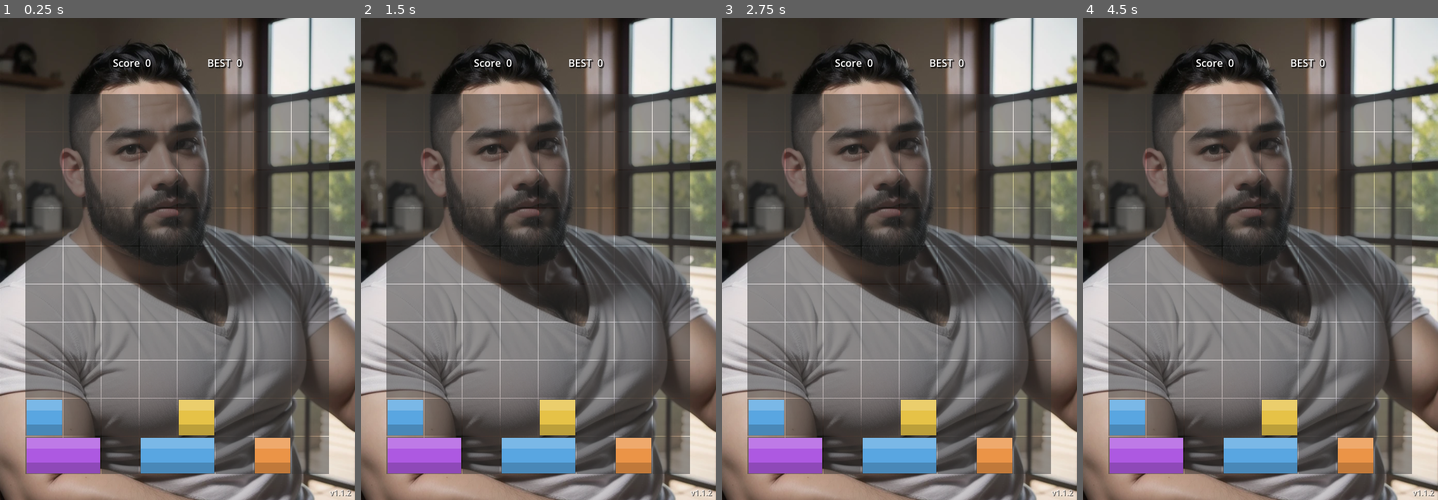
Above: before the commit, frames 1-4 (left to right).
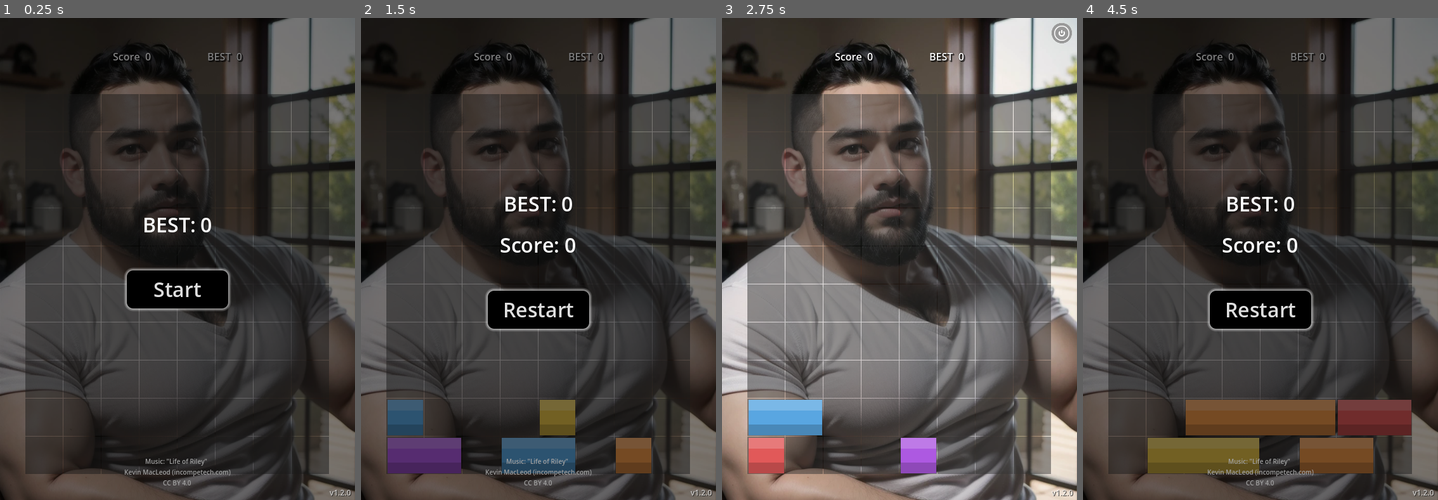
Above: after the commit, the same moments.

Repository: starjou/row-swipe
Game: Godot game, scene res://main.tscn
The game is run twice, just before and just after one commit, with the same random seed, the same clock (stepped at 60 frames per second) and the same inputs. Sound files missing from this copy of the repository are replaced by a short silence.
Inputs (mouse positions are in pixels of both pictures, inside the frame that each line leads up to):
- Up to frame 1 (0.25 s): no input
- Up to frame 2 (1.5 s): click (538, 287) at 0.5 s, where only the run after the commit has a clickable "Start"; click (701, 32) at 1.27 s
- Up to frame 3 (2.75 s): click (899, 312) at 2 s, where only the run after the commit has a clickable "Restart"
- Up to frame 4 (4.5 s): click (1423, 32) at 2.77 s; click (1260, 312) at 3.5 s, where only the run after the commit has a clickable "Restart"; click (1423, 32) at 4.27 s

The runs differ from the first frame. In frame 1, 90% of the frame differs, in the area x 0-100%, y 0-100%; in frame 2, 90%; in frame 3, 5.9%; in frame 4, 90%.

Commit message:
v1.2.0 -- start screen, end button, version bump

Diff:
--- a/main.gd
+++ b/main.gd
@@ -9,6 +9,7 @@
 @onready var go_best_score_label: Label = $UI/GameOverScreen/VBoxContainer/BestScore
 @onready var final_score_label: Label = $UI/GameOverScreen/VBoxContainer/FinalScore
 @onready var restart_btn: Button = $UI/GameOverScreen/VBoxContainer/RestartButton
+@onready var end_btn: Button = $UI/EndButton
 @onready var version_label: Label = $UI/VersionLabel
 @onready var sfx_drop: AudioStreamPlayer = $UI/sfxDrop
 @onready var sfx_clear: AudioStreamPlayer = $UI/sfxClear
@@ -29,7 +30,7 @@
 	board.bar_dropped.connect(func(): sfx_drop.play())
 	board.row_pushed.connect(func(): sfx_push.play())
 	restart_btn.pressed.connect(_on_restart)
-	version_label.text = "v1.1.2"
+	version_label.text = "v1.2.0"
 	# 記錄浮動 label 的初始位置
 	_label_bases[combo_label] = combo_label.position
 	_label_bases[gain_label]  = gain_label.position
@@ -44,6 +45,8 @@
 	_loading_label.grow_horizontal = Control.GROW_DIRECTION_BOTH
 	_loading_label.grow_vertical = Control.GROW_DIRECTION_BOTH
 	$UI.add_child(_loading_label)
+
+	end_btn.pressed.connect(_on_end_pressed)
 
 	game_over_screen.visible = false
 	_load_best_score_async()
@@ -88,7 +91,7 @@
 	_loading_label.queue_free()
 	_loading_label = null
 	_update_best_label()
-	_start()
+	_show_start_screen()
 
 func _save_best_score(val: int) -> void:
 	if OS.get_name() == "Web":
@@ -136,12 +139,19 @@
 
 # ── 遊戲流程 ───────────────────────────────────────────────────────
 
+func _show_start_screen() -> void:
+	go_best_score_label.text = "BEST: %d" % board.sm.best_score
+	final_score_label.visible = false
+	restart_btn.text = "Start"
+	game_over_screen.visible = true
+
 func _start() -> void:
 	game_over_screen.visible = false
 	score_label.text = "Score  0"
 	_prev_score = 0
 	combo_label.modulate.a = 0.0
 	gain_label.modulate.a = 0.0
+	end_btn.visible = true
 	board.start_game()
 
 func _on_score_updated(score: int, combo: int) -> void:
@@ -157,14 +167,23 @@
 	else:
 		sfx_clear.play()
 
+func _on_end_pressed() -> void:
+	board.set_process(false)
+	board._set_input(false)
+	_on_game_over()
+
 func _on_game_over() -> void:
+	end_btn.visible = false
 	_save_best_score(board.sm.best_score)
 	go_best_score_label.text = "BEST: %d" % board.sm.best_score
 	final_score_label.text = "Score: %d" % board.sm.score
+	final_score_label.visible = true
+	restart_btn.text = "Restart"
 	sfx_game_over.play()
 	bgm.stop()
 	game_over_screen.visible = true
 
 func _on_restart() -> void:
-	bgm.play()
+	if not bgm.playing:
+		bgm.play()
 	_start()
--- a/main.tscn
+++ b/main.tscn
@@ -4,11 +4,32 @@
 [ext_resource type="Script" uid="uid://cba5q4r3c3s6o" path="res://board.gd" id="2_0xm2m"]
 [ext_resource type="Texture2D" uid="uid://dx2vgsv7a80wp" path="res://assets/images/bg.png" id="2_h2yge"]
 [ext_resource type="AudioStream" uid="uid://dr4ttvoew04gb" path="res://assets/sounds/bgm.mp3" id="4_1bvp3"]
+[ext_resource type="Texture2D" uid="uid://c47ibo74gsev6" path="res://assets/images/endButton.png" id="4_4c57u"]
 [ext_resource type="AudioStream" uid="uid://dv784lpj5xmnb" path="res://assets/sounds/drop.ogg" id="4_kek77"]
 [ext_resource type="AudioStream" uid="uid://bynhmap6bm1cj" path="res://assets/sounds/clear.ogg" id="5_4c57u"]
 [ext_resource type="AudioStream" uid="uid://bo3qkv4whsxgg" path="res://assets/sounds/combo.ogg" id="6_efxa6"]
 [ext_resource type="AudioStream" uid="uid://dyj7d1fb7a1xy" path="res://assets/sounds/push.ogg" id="7_dg77c"]
 [ext_resource type="AudioStream" uid="uid://vnn4ikd5v8pw" path="res://assets/sounds/game_over.ogg" id="8_ycdy4"]
+
+[sub_resource type="StyleBoxFlat" id="StyleBoxFlat_efxa6"]
+corner_radius_top_left = 32
+corner_radius_top_right = 32
+corner_radius_bottom_right = 36
+corner_radius_bottom_left = 36
+
+[sub_resource type="StyleBoxFlat" id="StyleBoxFlat_dg77c"]
+bg_color = Color(0.6, 0, 0, 1)
+corner_radius_top_left = 36
+corner_radius_top_right = 36
+corner_radius_bottom_right = 36
+corner_radius_bottom_left = 36
+
+[sub_resource type="StyleBoxFlat" id="StyleBoxFlat_4c57u"]
+bg_color = Color(0.2, 0.2, 0.2, 1)
+corner_radius_top_left = 36
+corner_radius_top_right = 36
+corner_radius_bottom_right = 36
+corner_radius_bottom_left = 36
 
 [sub_resource type="StyleBoxFlat" id="StyleBoxFlat_h2yge"]
 content_margin_left = 4.0
@@ -57,9 +78,8 @@
 [node name="HeadPanel" type="Control" parent="UI" unique_id=529273618]
 layout_mode = 3
 anchors_preset = 0
-offset_top = 10.0
 offset_right = 560.0
-offset_bottom = 130.0
+offset_bottom = 120.0
 
 [node name="HBoxContainer" type="HBoxContainer" parent="UI/HeadPanel" unique_id=1066311687]
 layout_mode = 1
@@ -130,12 +150,25 @@
 offset_bottom = 760.0
 
 [node name="TextureRect" type="TextureRect" parent="UI/BottomMask" unique_id=1859808913]
+visible = false
 layout_mode = 0
 offset_top = -720.0
 offset_right = 560.0
 offset_bottom = 40.0
 texture = ExtResource("2_h2yge")
 expand_mode = 1
+
+[node name="EndButton" type="Button" parent="UI" unique_id=404172087]
+visible = false
+offset_left = 520.0
+offset_top = 8.0
+offset_right = 584.0
+offset_bottom = 72.0
+scale = Vector2(0.5, 0.5)
+theme_override_styles/normal = SubResource("StyleBoxFlat_efxa6")
+theme_override_styles/pressed = SubResource("StyleBoxFlat_dg77c")
+theme_override_styles/hover = SubResource("StyleBoxFlat_4c57u")
+icon = ExtResource("4_4c57u")
 
 [node name="GameOverScreen" type="ColorRect" parent="UI" unique_id=1127232092]
 anchors_preset = 15
@@ -185,14 +218,20 @@
 [node name="BestScore" type="Label" parent="UI/GameOverScreen/VBoxContainer" unique_id=430270802]
 layout_mode = 2
 theme_override_font_sizes/font_size = 32
+text = "Best Score"
 horizontal_alignment = 1
 vertical_alignment = 1
 
 [node name="FinalScore" type="Label" parent="UI/GameOverScreen/VBoxContainer" unique_id=523025481]
 layout_mode = 2
 theme_override_font_sizes/font_size = 32
+text = "Final Score"
 horizontal_alignment = 1
 vertical_alignment = 1
+
+[node name="space" type="Control" parent="UI/GameOverScreen/VBoxContainer" unique_id=78412855]
+custom_minimum_size = Vector2(0, 10)
+layout_mode = 2
 
 [node name="RestartButton" type="Button" parent="UI/GameOverScreen/VBoxContainer" unique_id=1575871760]
 custom_minimum_size = Vector2(160, 60)
Binary file added: assets/images/endButton.png
Not shown, added: assets/images/endButton.png.import
Not shown, added: CLAUDE.md
